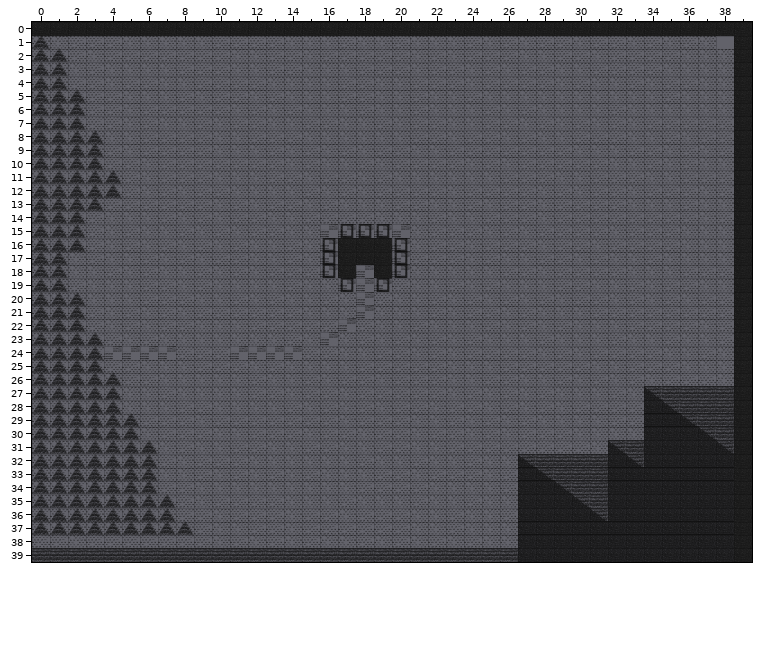
Two states of a Tiled map (JSON), prototypes/dungeon/map.tmj. The first picture shows the starting point.
Cells are 40x30 px. Shown: x 0..39, y 0..39.
Now the later version:
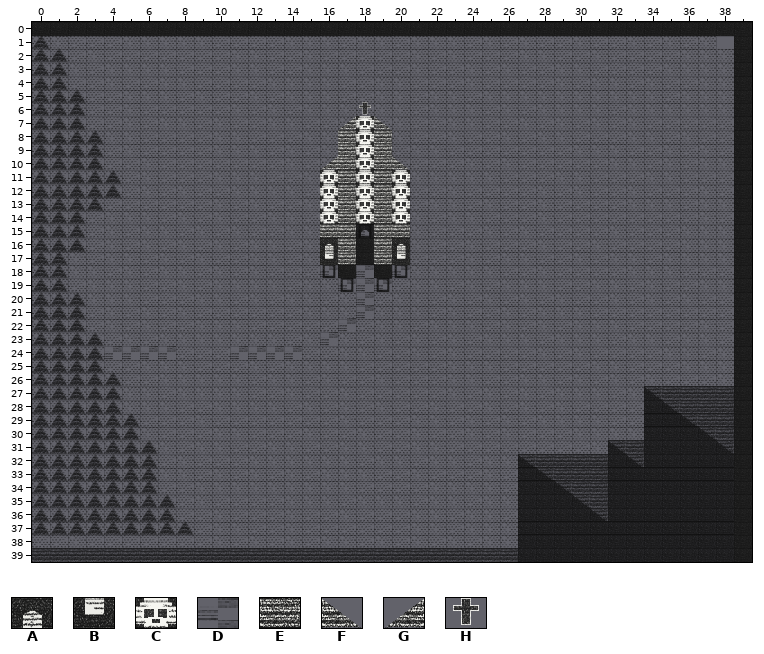
Key: from "static-tiles": A 148, B 149, C 170, D 171, E 206, F 227, G 227 flipped left-right, H 231.
_ is an empty cell.
Tiles of an added or newly shown layer are drawn over the layers below it.
See-through tiles are keyed as they look on the map.
From the commit log: overlay tile layer for "tall" levels
Diff:
Layer "overlay" (added):
y 6: x 18 _ -> H
y 7: x 17..19 ___ -> GCF
y 8..9: x 17..19 ___ -> ECE
y 10: x 16..20 _____ -> GECEF
y 11..14: x 16..20 _____ -> CECEC
y 15: x 16..20 _____ -> EEDEE
y 16: x 16..17 __ -> AE; x 19..20 __ -> EA
y 17: x 16..17 __ -> BE; x 19..20 __ -> EB
